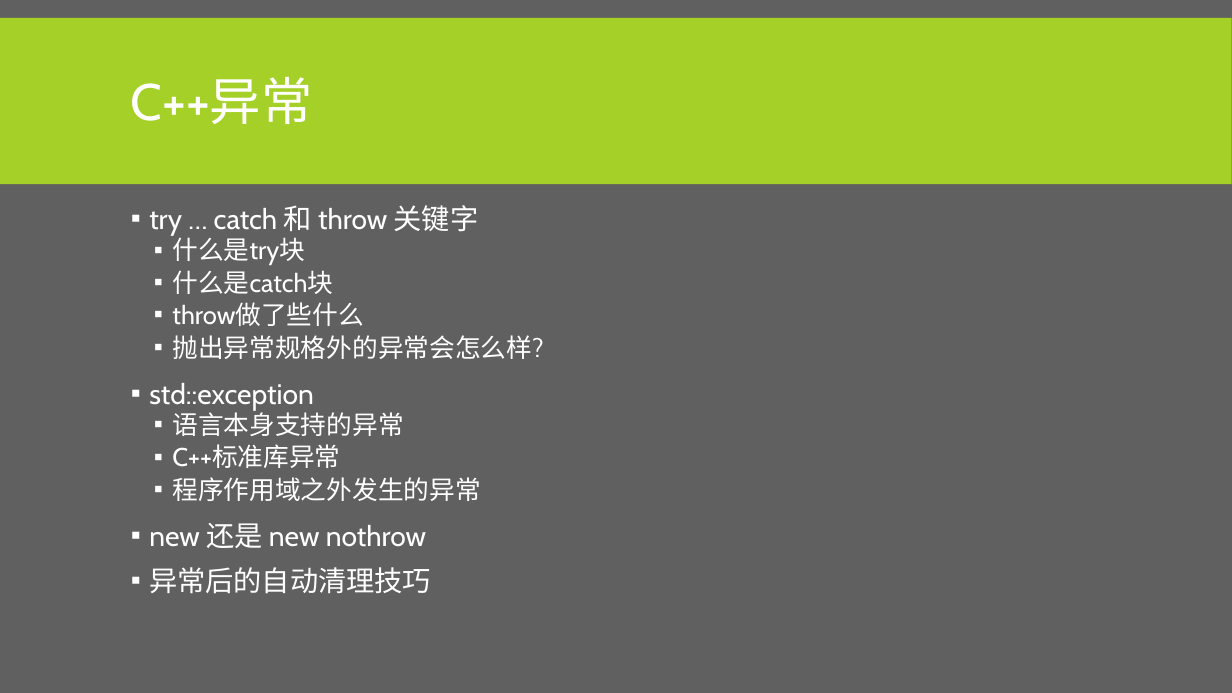
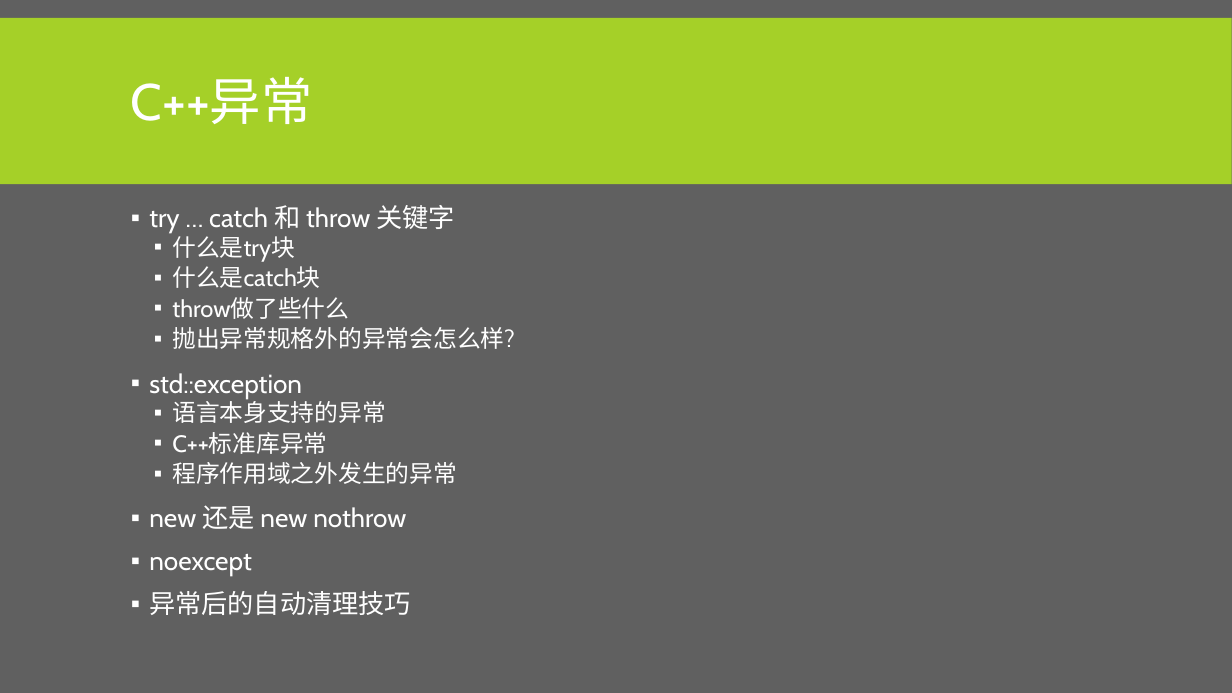
Before and after one commit to albertclass/Lessons, a slide deck: slide 46 of advance c++/courseware.pptx (slide 40 before the commit). Drawn at 1232x693 pixels with LibreOffice and Linux fonts; fonts in the diff are those of the drawing. Boxes give left, top, right and bottom in pixels: in the first picture for what was removed or moved away, otherwise in the second. Text is boxed around its words. In the diff, an @@ line names an element or a change of style, - is before the commit and + after.

```diff
--- a/advance c++/courseware.pptx
+++ b/advance c++/courseware.pptx
@@ text at <box>149,205,514,615</box>: size 22 to 20.4 pt in "try … catch 和 throw 关键字", "std::exception", "new 还是 new nothrow", "异常后的自动清理技巧"; size 20 to 18.5 pt in "什么是try块", "什么是catch块", "throw做了些什么", "抛出异常规格外的异常会怎么样?" and 3 more places @@
@@ text at <box>149,554,252,577</box>: paragraph added @@
+▪ noexcept
```
Also in this commit, not shown: 5 other slides changed, 7 slides added, 1 slide removed, 19 other files.
